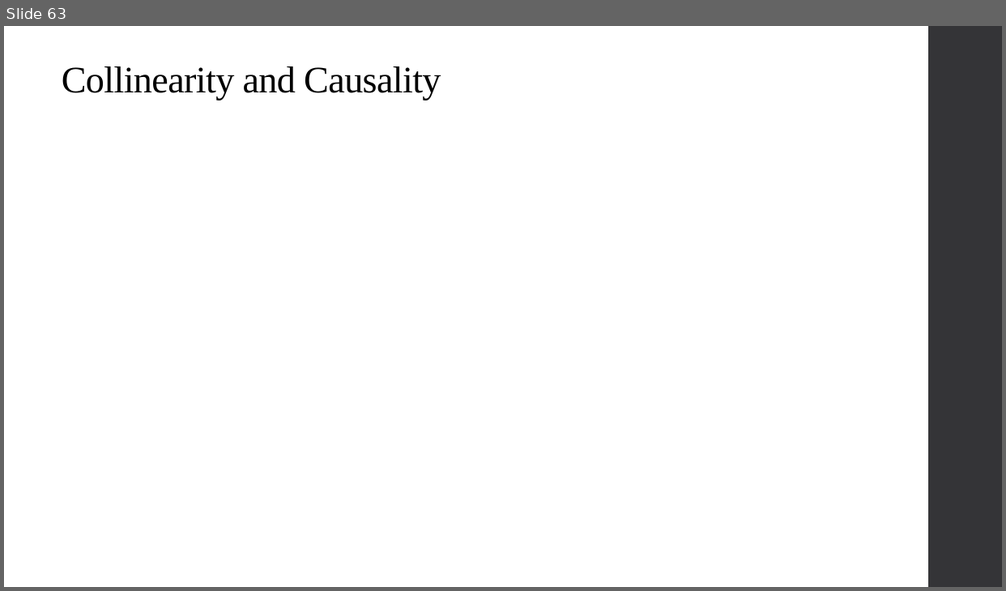
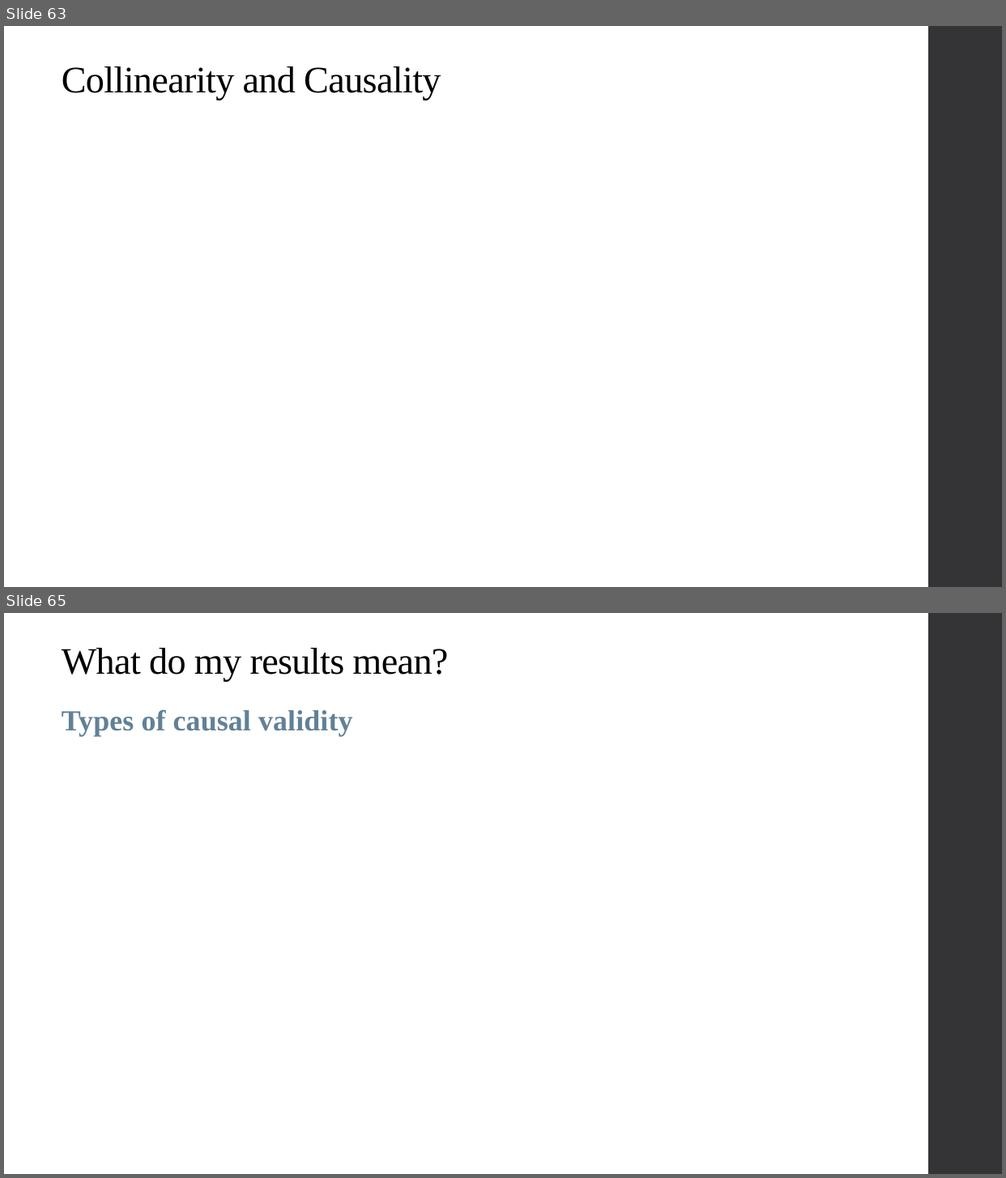
Before and after one commit to alex-hoagland/HAD5744, a slide deck: Lecture04_MultivariateOLS2/Lecture4_MultivariateOLS2.pptx. Shown one above the other, each under a label of ours: slide 63 before the commit, slides 63 and 65 after it; the slides between them are not shown. The pictures are 1006x591 and 1006x1178 pixels, drawn with LibreOffice and Linux fonts; fonts in the diff are those of the drawing; grey boxes stand for pictures. Boxes give left, top, right and bottom in pixels: in the first picture for what was removed or moved away, otherwise in the second. Text is boxed around its words. In the diff, an @@ line names an element or a change of style, - is before the commit and + after.

```diff
--- a/Lecture04_MultivariateOLS2/Lecture4_MultivariateOLS2.pptx
+++ b/Lecture04_MultivariateOLS2/Lecture4_MultivariateOLS2.pptx
@@ slide 65 added at <box>4,613,1002,1174</box>, background #FFFFFF; not listed: 1 template element that a slide beside it also shows @@
@@ title added at <box>62,648,448,682</box>, 36 pt, text #000000 @@
+What do my results mean?
@@ text added at <box>62,709,352,736</box>, 28 pt, text #618197, bold @@
+Types of causal validity
```
Also in this commit, not shown: 6 slides changed, 16 other slides added, 3 other files.
